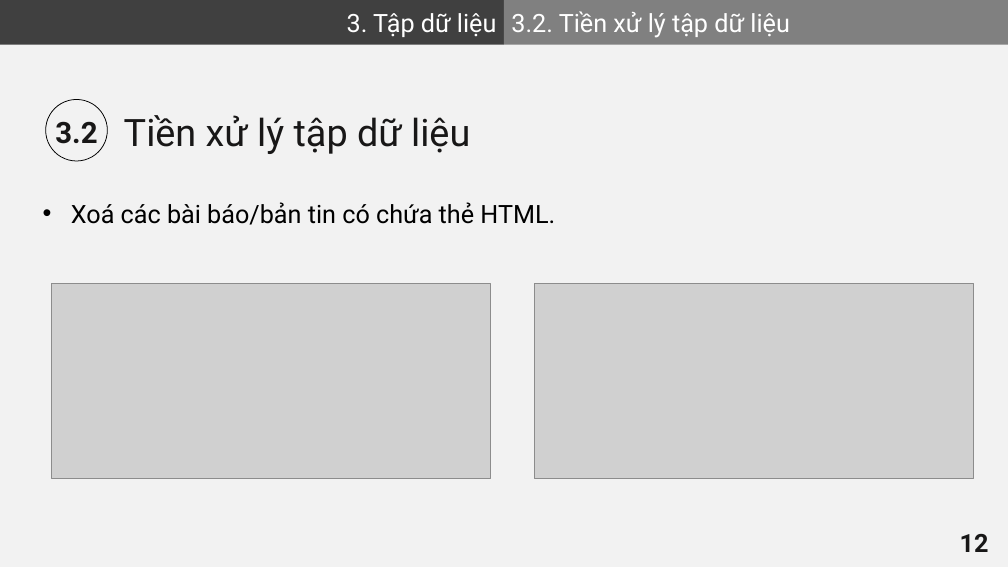
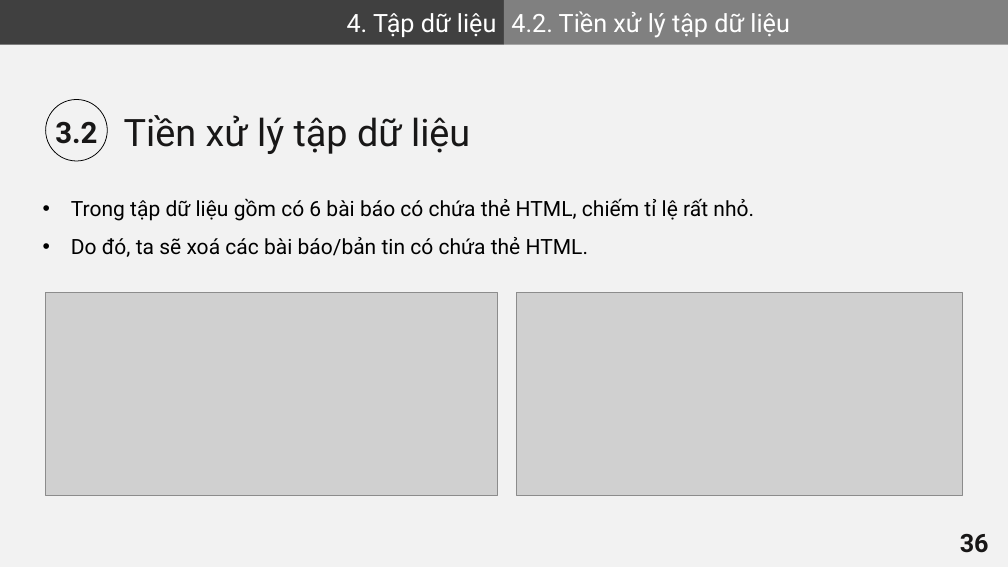
Before and after one commit to VHSkillPro/next-word-prediction, a slide deck: slide 36 of report.pptx (slide 12 before the commit). Drawn at 1008x567 pixels with LibreOffice and Linux fonts; fonts in the diff are those of the drawing; grey boxes stand for pictures. Boxes give left, top, right and bottom in pixels: in the first picture for what was removed or moved away, otherwise in the second. Text is boxed around its words. In the diff, an @@ line names an element or a change of style, - is before the commit and + after.

```diff
--- a/report.pptx
+++ b/report.pptx
@@ text in rectangle at bbox=[347, 13, 497, 37]: text changed @@
-3. Tập dữ liệu
+4. Tập dữ liệu
@@ text in rectangle at bbox=[511, 11, 790, 38]: text changed @@
-3.2. Tiền xử lý tập dữ liệu
+4.2. Tiền xử lý tập dữ liệu
@@ text at bbox=[71, 198, 754, 257]: text changed; size 24 to 20 pt @@
-• Xoá các bài báo/bản tin có chứa thẻ HTML.
+• Trong tập dữ liệu gồm có 6 bài báo có chứa thẻ HTML, chiếm tỉ lệ rất nhỏ.
+• Do đó, ta sẽ xoá các bài báo/bản tin có chứa thẻ HTML.
@@ picture: place and size @@
-picture at bbox=[51, 284, 490, 479]
+picture at bbox=[45, 293, 498, 496]
@@ picture: place and size @@
-picture at bbox=[535, 284, 975, 479]
+picture at bbox=[516, 293, 963, 496]
@@ page number at bbox=[960, 534, 989, 553]: text changed @@
-12
+36
```
Also in this commit, not shown: 12 other slides changed, 29 slides added.
